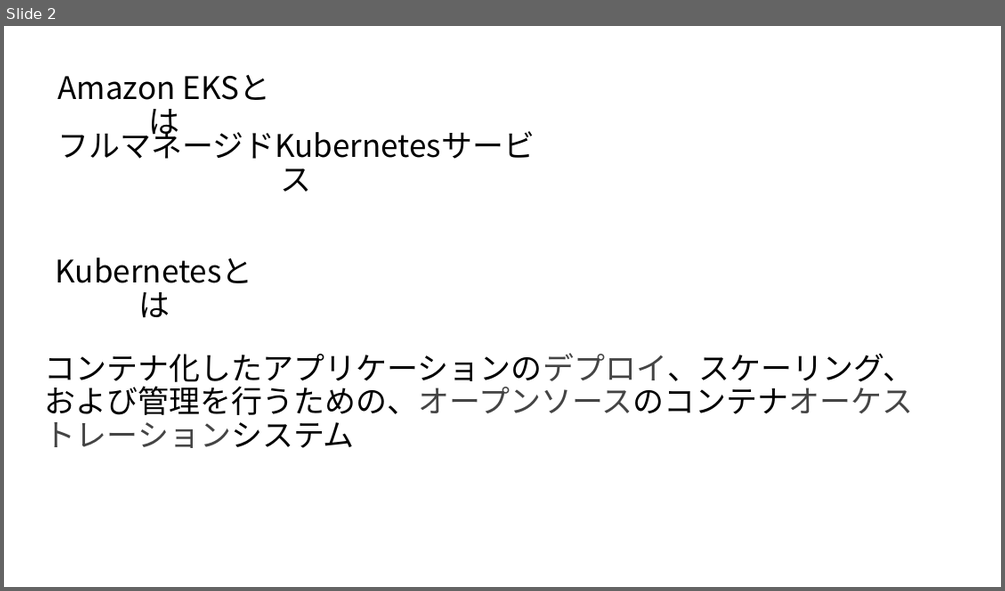
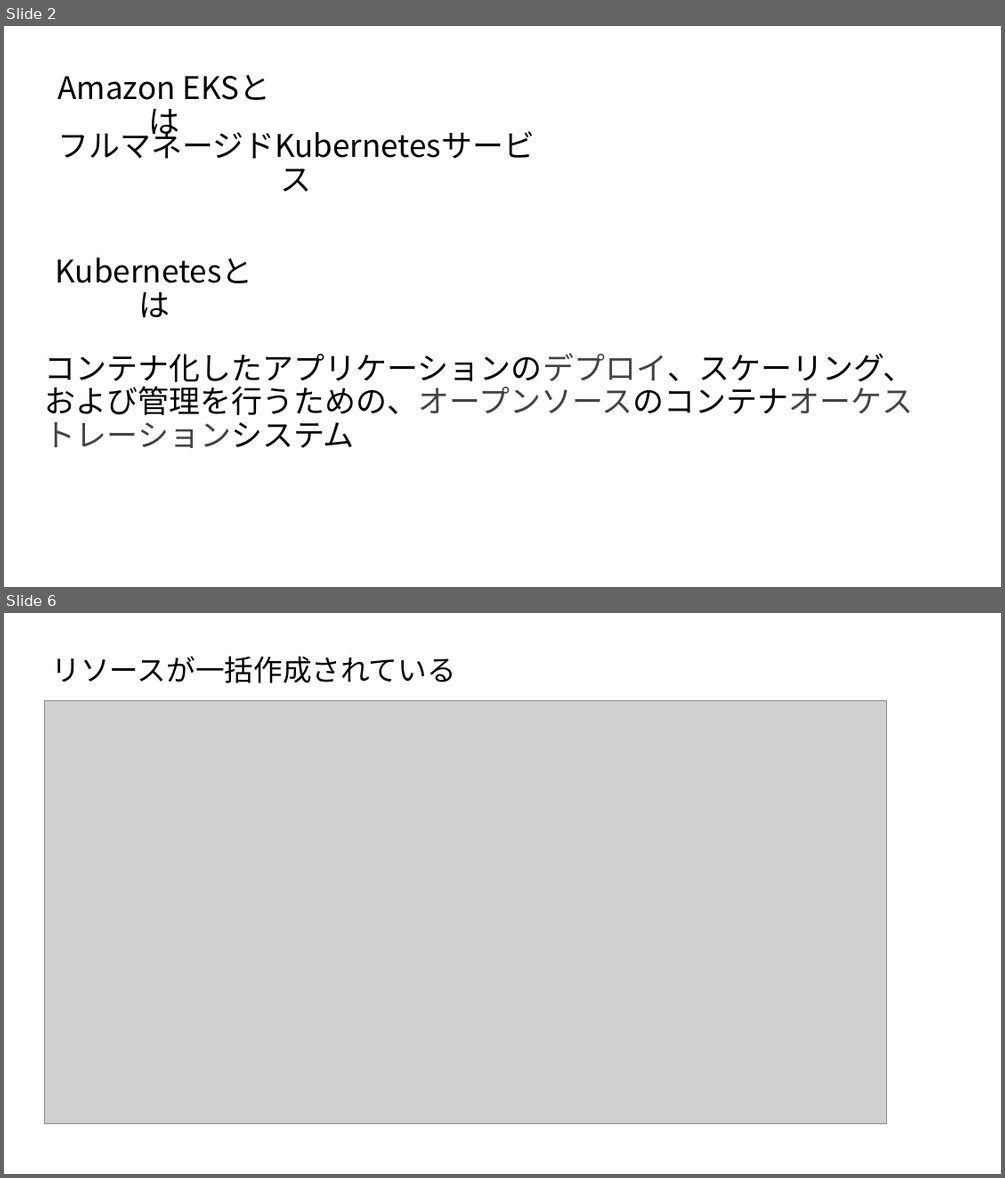
Before and after one commit to TokushigeJunya/test, a slide deck: AmazonEKS入門.pptx. Shown one above the other, each under a label of ours: slide 2 before the commit, slides 2 and 6 after it; the slides between them are not shown. The pictures are 1005x591 and 1005x1178 pixels, drawn with LibreOffice and Linux fonts; fonts in the diff are those of the drawing; grey boxes stand for pictures. Boxes give left, top, right and bottom in pixels: in the first picture for what was removed or moved away, otherwise in the second. Text is boxed around its words. In the diff, an @@ line names an element or a change of style, - is before the commit and + after.

```diff
--- a/AmazonEKS入門.pptx
+++ b/AmazonEKS入門.pptx
@@ slide 6 added at (x1=4, y1=613, x2=1001, y2=1174), background #FFFFFF @@
@@ text added at (x1=52, y1=656, x2=456, y2=683), 28 pt, text #000000 @@
+リソースが一括作成されている
@@ picture added at (x1=44, y1=700, x2=887, y2=1124) @@
```
Also in this commit, not shown: 1 slide changed, 13 other slides added, 16 slides removed.
